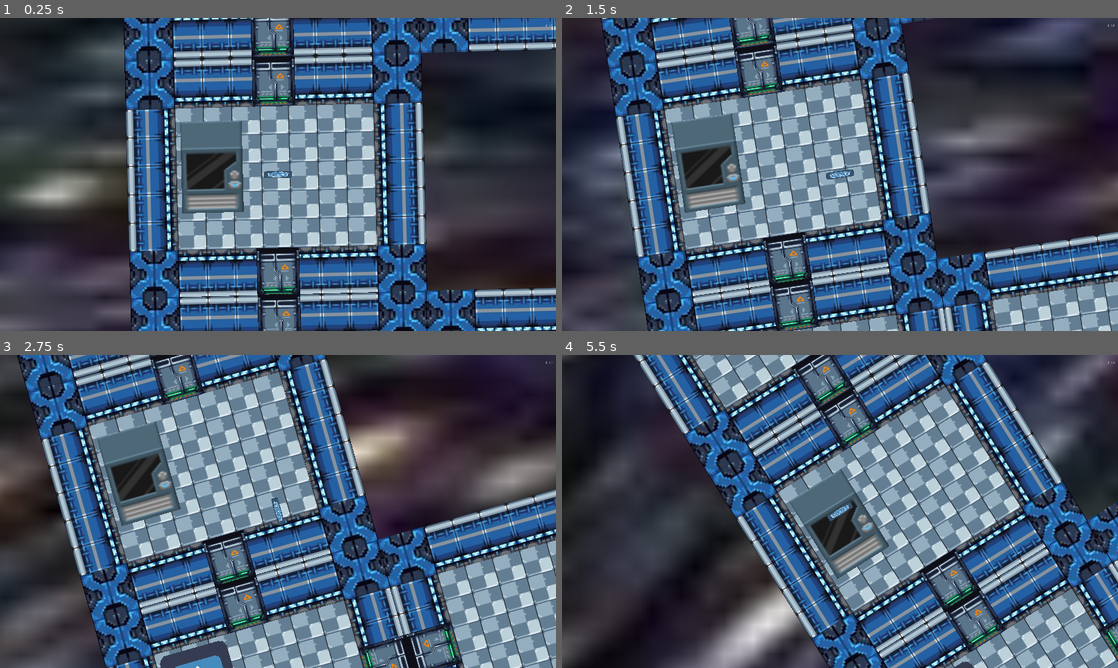
Above: before the commit, frames 1-4 (two rows, left to right).
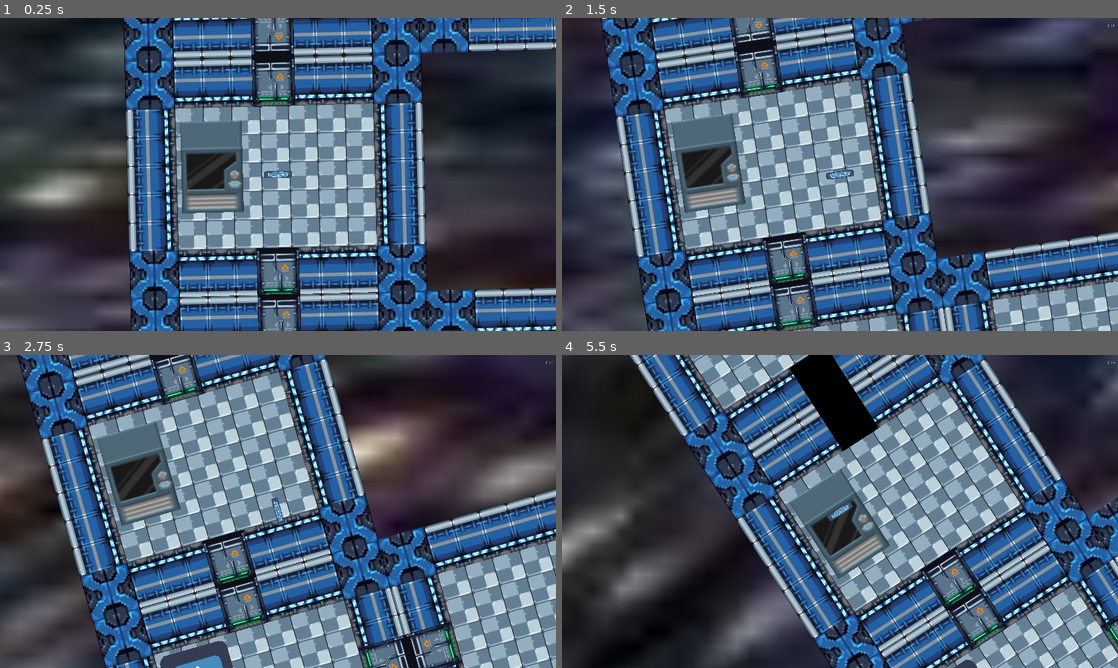
Above: after the commit, the same moments.

Repository: turtlewit/BlackHoleGameJamGame
Game: Godot game, scene res://Scenes/Main.tscn
The game is run twice, just before and just after one commit, with the same random seed, the same clock (stepped at 60 frames per second) and the same inputs. The engine's default icon, where the game draws it, is replaced by a stand-in: a white triangle on a blue panel in a dark square.
Inputs (mouse positions are in pixels of both pictures, inside the frame that each line leads up to):
- Up to frame 1 (0.25 s): no input
- Up to frame 2 (1.5 s): move the mouse to (962, 158) at 0.52 s; hold D (move_right) 0.53-1.28 s; tap E (interact) at 0.6, 1.35 s; click (962, 158) at 0.67 s; move the mouse to (728, 190) at 1.27 s; hold S (move_down) from 1.28 s (still down)
- Up to frame 3 (2.75 s): move the mouse to (333, 442) at 2.02 s; release S (move_down) at 2.03 s; hold D (move_right) from 2.03 s (still down); tap E (interact) at 2.1 s
- Up to frame 4 (5.5 s): move the mouse to (812, 574) at 2.77 s; release D (move_right) at 2.78 s; hold W (move_up) 2.78-3.53 s; tap E (interact) every 0.75 s from 2.85 to 5.1 s; click (812, 574) at 2.92 s; move the mouse to (1006, 558) at 3.52 s; hold A (move_left) 3.53-5.03 s; move the mouse to (673, 464) at 4.27 s; move the mouse to (867, 511) at 5.02 s; hold S (move_down) from 5.03 s (still down); click (867, 511) at 5.17 s

The runs differ from the first frame. In frame 1, 0.6% of the frame differs, in the area x 45-53%, y 0-29%; in frame 2, 0.5%; in frame 3, 0.1%; in frame 4, 42%, in the area x 0-100%, y 0-100%.

Commit message:
finalize door design

Diff:
--- /dev/null
+++ b/Prefabs/DoorSprite.tscn
@@ -0,0 +1,18 @@
+[gd_scene load_steps=4 format=2]
+
+[ext_resource path="res://Assets/DoorMirror.png" type="Texture" id=1]
+[ext_resource path="res://Assets/DoorMirrorOpen.png" type="Texture" id=2]
+
+[sub_resource type="SpriteFrames" id=1]
+
+animations = [ {
+"frames": [ ExtResource( 1 ), ExtResource( 2 ) ],
+"loop": true,
+"name": "default",
+"speed": 5.0
+} ]
+
+[node name="AnimatedSprite" type="AnimatedSprite"]
+
+frames = SubResource( 1 )
+animation = "default"
--- a/Prefabs/Entities/Door.tscn
+++ b/Prefabs/Entities/Door.tscn
@@ -1,19 +1,19 @@
 [gd_scene load_steps=5 format=2]
 
 [ext_resource path="res://Scripts/Entities/DoorEntity.gd" type="Script" id=1]
-[ext_resource path="res://Assets/icon.png" type="Texture" id=2]
+[ext_resource path="res://Prefabs/DoorSprite.tscn" type="PackedScene" id=2]
 
 [sub_resource type="RectangleShape2D" id=1]
 
 custom_solver_bias = 0.0
-extents = Vector2( 43.5037, 77.3523 )
+extents = Vector2( 150, 200 )
 
 [sub_resource type="RectangleShape2D" id=2]
 
 custom_solver_bias = 0.0
-extents = Vector2( 10, 77.117 )
+extents = Vector2( 75, 170 )
 
-[node name="InteractableEntity" type="Area2D" index="0"]
+[node name="InteractableEntity" type="Area2D"]
 
 input_pickable = true
 gravity_vec = Vector2( 0, 1 )
@@ -26,11 +26,17 @@
 entity_popup_path = NodePath("EntityPopup")
 entity_popup_key_path = NodePath("EntityPopup/Key")
 
-[node name="EntityArea" type="CollisionShape2D" parent="." index="0"]
+[node name="DoorSprite" parent="." index="0" instance=ExtResource( 2 )]
+
+scale = Vector2( 0.6, 0.6 )
+_sections_unfolded = [ "Transform" ]
+
+[node name="EntityArea" type="CollisionShape2D" parent="." index="1"]
 
 shape = SubResource( 1 )
+_sections_unfolded = [ "Transform" ]
 
-[node name="DoorBody" type="StaticBody2D" parent="." index="1"]
+[node name="DoorBody" type="StaticBody2D" parent="." index="2"]
 
 input_pickable = false
 collision_layer = 1
@@ -44,13 +50,7 @@
 
 shape = SubResource( 2 )
 
-[node name="DoorSprite" type="Sprite" parent="DoorBody" index="1"]
-
-position = Vector2( 0.37085, -0.042614 )
-scale = Vector2( 0.308368, 2.42145 )
-texture = ExtResource( 2 )
-
-[node name="EntityPopup" type="Panel" parent="." index="2"]
+[node name="EntityPopup" type="Panel" parent="." index="3"]
 
 visible = false
 anchor_left = 0.0
--- a/Prefabs/Player.tscn
+++ b/Prefabs/Player.tscn
@@ -8,7 +8,7 @@
 custom_solver_bias = 0.0
 radius = 22.0289
 
-[node name="Player" type="KinematicBody2D" index="0"]
+[node name="Player" type="KinematicBody2D"]
 
 input_pickable = false
 collision_layer = 1
--- a/Scenes/Main.tscn
+++ b/Scenes/Main.tscn
@@ -9,7 +9,7 @@
 [ext_resource path="res://Prefabs/MainCamera.tscn" type="PackedScene" id=7]
 [ext_resource path="res://Prefabs/UI.tscn" type="PackedScene" id=8]
 
-[node name="Node2D" type="Node2D"]
+[node name="Node2D" type="Node2D" index="0"]
 
 [node name="Sprite" type="Sprite" parent="." index="0"]
 
@@ -34,8 +34,16 @@
 
 [node name="InteractableEntity" parent="ShipAnchor1/ShipAnchor2/Ship" index="25" instance=ExtResource( 5 )]
 
-position = Vector2( 860.392, 410.389 )
+position = Vector2( 1019.47, 414.762 )
+rotation = 1.5708
 scale = Vector2( 1, 1 )
+_sections_unfolded = [ "Transform" ]
+
+[node name="InteractableEntity2" parent="ShipAnchor1/ShipAnchor2/Ship" index="26" instance=ExtResource( 5 )]
+
+position = Vector2( 509.794, 825.107 )
+scale = Vector2( 1, 1 )
+_sections_unfolded = [ "Transform" ]
 
 [node name="KinematicBody2D" parent="ShipAnchor1/ShipAnchor2" index="1" instance=ExtResource( 6 )]
 
--- a/Scripts/Entities/DoorEntity.gd
+++ b/Scripts/Entities/DoorEntity.gd
@@ -5,6 +5,7 @@
 # var b = "textvar"
 
 onready var door = get_node("DoorBody/DoorCollider")
+onready var door_sprite = get_node("DoorSprite")
 onready var manager = get_node("/root/Manager")
 
 func _ready():
@@ -21,6 +22,8 @@
 	if door.disabled == false:
 		manager.time -= 60
 		door.disabled = true
+		door_sprite.frame = 1
+
 
 func _on_body_entered(body):
 	if door.disabled == false:
Binary file added: Assets/DoorMirror.png
Not shown, added: Assets/DoorMirror.png.import
Binary file added: Assets/DoorMirrorOpen.png
Not shown, added: Assets/DoorMirrorOpen.png.import
